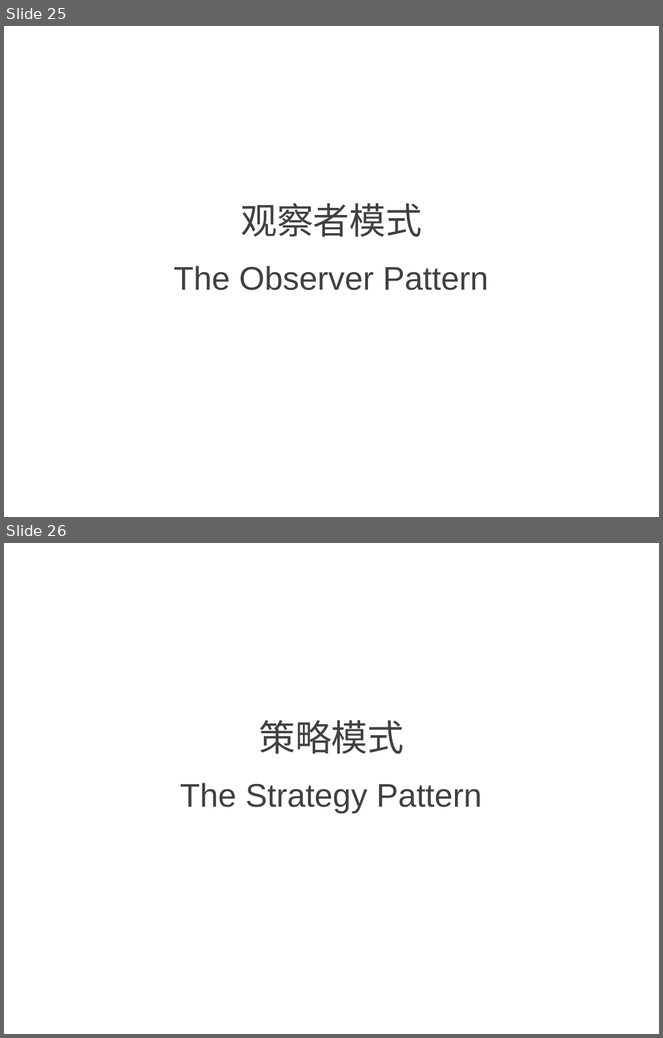
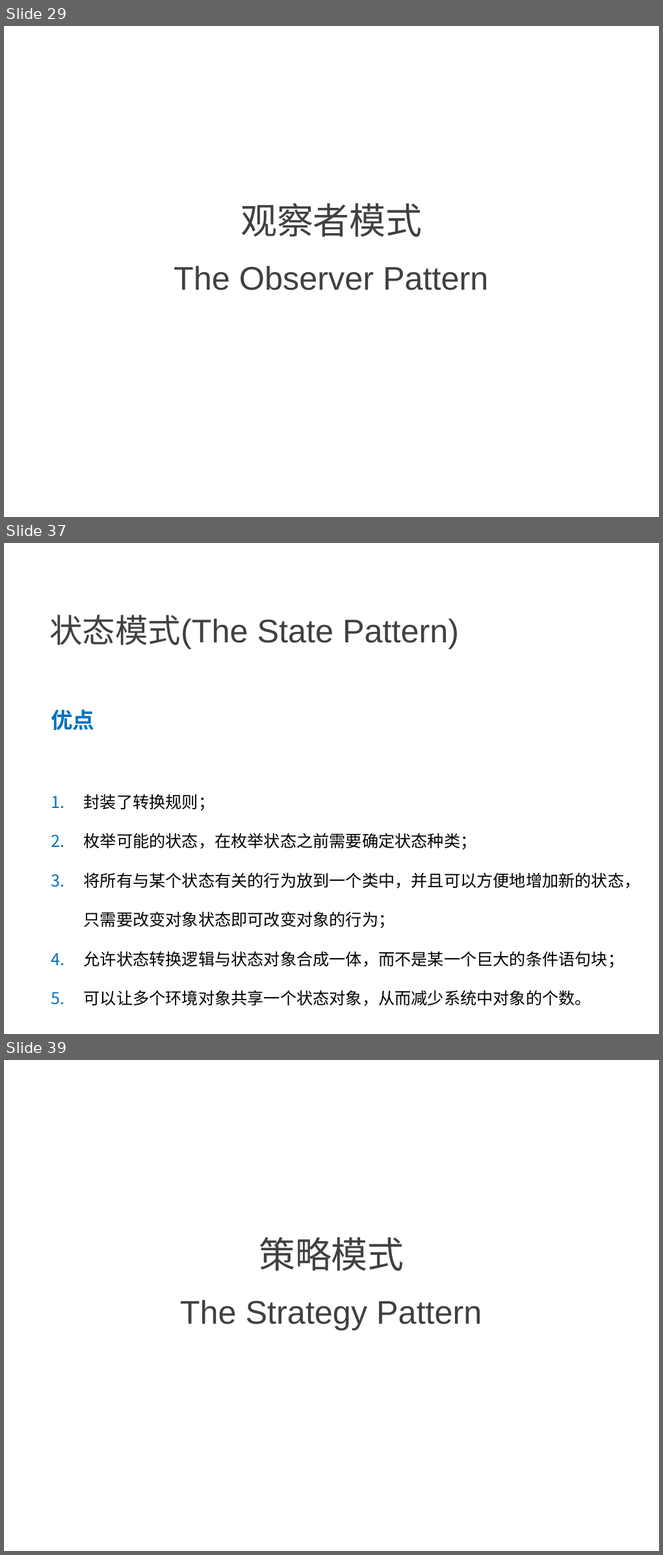
Before and after one commit to NewGr8Player/My-PPT, a slide deck: Design pattern/4.设计模式-行为型模式.pptx. Shown one above the other, each under a label of ours: slides 25 and 26 before the commit, slides 29, 37 and 39 after it; the slides between them are not shown. The pictures are 663x1038 and 663x1555 pixels, drawn with LibreOffice and Linux fonts; fonts in the diff are those of the drawing. Boxes give left, top, right and bottom in pixels: in the first picture for what was removed or moved away, otherwise in the second. Text is boxed around its words. In the diff, an @@ line names an element or a change of style, - is before the commit and + after.

```diff
--- a/Design pattern/4.设计模式-行为型模式.pptx
+++ b/Design pattern/4.设计模式-行为型模式.pptx
@@ slide 37 added at (4,543,659,1034), background #FFFFFF @@
@@ text added at (50,615,459,650), 36 pt, text #404040 @@
+状态模式(The State Pattern)
@@ text added at (51,709,641,1006), 18 pt, text #000000 @@
+优点
+1. 封装了转换规则；
+2. 枚举可能的状态，在枚举状态之前需要确定状态种类；
+3. 将所有与某个状态有关的行为放到一个类中，并且可以方便地增加新的状态，只需要改变对象状态即可改变对象的行为；
+4. 允许状态转换逻辑与状态对象合成一体，而不是某一个巨大的条件语句块；
+5. 可以让多个环境对象共享一个状态对象，从而减少系统中对象的个数。
@@ what was slide 25 is now slide 29 @@
@@ what was slide 26 is now slide 39 @@
```
Also in this commit, not shown: 1 slide changed, 12 other slides added.
